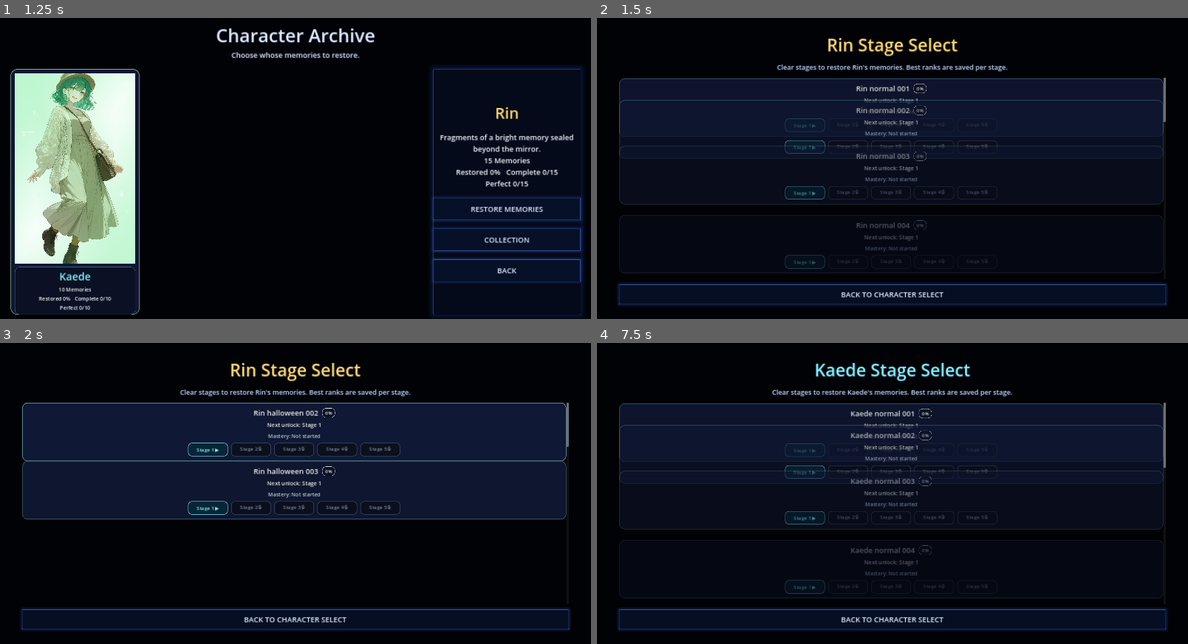
Above: before the commit, frames 1-4 (two rows, left to right).
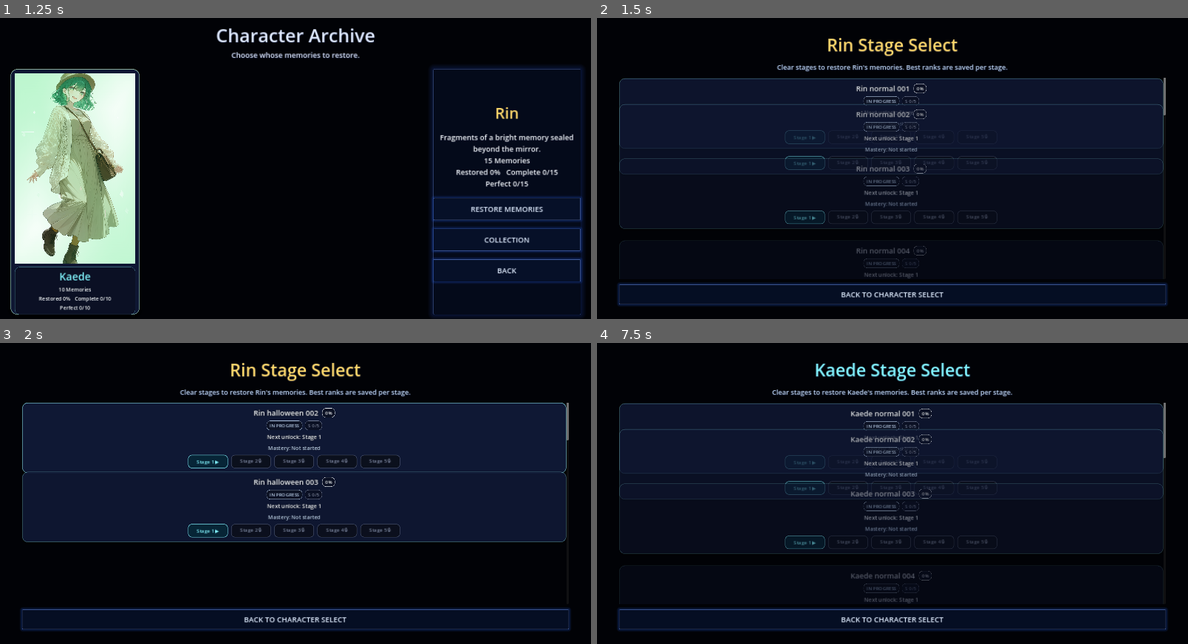
Above: after the commit, the same moments.

Repository: uzupiyo/Lost-Memoria
Game: Godot game, scene res://scenes/title/title.tscn
Same seed, same stepped clock (60 frames per second), same inputs: the game is played once before the commit and once after it.
Inputs (mouse positions are in pixels of both pictures, inside the frame that each line leads up to):
- Up to frame 1 (1.25 s): click (189, 177) at 0.5 s
- Up to frame 2 (1.5 s): click "RESTORE MEMORIES" at 1.25 s
- Up to frame 3 (2 s): no input
- Up to frame 4 (7.5 s): click "BACK TO CHARACTER SELECT" at 2 s; click "BACK" at 2.75 s; click (786, 502) at 3.5 s; click (673, 517) at 4.25 s; click (673, 517) at 5 s; click (673, 520) at 5.75 s; click "COLLECTION" at 6.5 s; click "STAGE SELECT" at 7.25 s

Frame 1 is identical in both runs. In frame 2, 4.1% of the frame differs, in the area x 3-97%, y 25-87%; in frame 3, 8.8%, in the area x 3-97%, y 25-67%; in frame 4, 4.2%.

Commit message:
Add mastery badges to stage select

Diff:
--- a/scripts/stage_select.gd
+++ b/scripts/stage_select.gd
@@ -43,11 +43,12 @@
 		var percent: int = GameState.get_unlock_percent(still_id)
 		var total_stages: int = int(data.get("total_stages", GameState.STILL_STAGE_COUNT))
 		var unlocked_stages: int = int(data.get("unlocked_stages", 0))
+		var s_count: int = _rank_count(still_id, total_stages, "S")
 		var is_perfect: bool = _is_perfect_memory(still_id, total_stages)
 		var is_complete: bool = unlocked_stages >= total_stages
 
 		var panel: PanelContainer = PanelContainer.new()
-		panel.custom_minimum_size = Vector2(0, 174)
+		panel.custom_minimum_size = Vector2(0, 190)
 		panel.add_theme_stylebox_override("panel", _make_still_card_style(is_complete, is_perfect))
 		panel.modulate = Color(1, 1, 1, 0)
 		still_list.add_child(panel)
@@ -79,6 +80,12 @@
 
 		var percent_badge: Label = _make_badge("%d%%" % percent, _status_title_color(is_complete, is_perfect), Color(0.04, 0.06, 0.13, 0.82))
 		header_row.add_child(percent_badge)
+
+		var badge_row: HBoxContainer = HBoxContainer.new()
+		badge_row.alignment = BoxContainer.ALIGNMENT_CENTER
+		badge_row.add_theme_constant_override("separation", 8)
+		row.add_child(badge_row)
+		_add_mastery_badges(badge_row, is_complete, is_perfect, s_count, total_stages)
 
 		var unlock_label: Label = Label.new()
 		unlock_label.horizontal_alignment = HORIZONTAL_ALIGNMENT_CENTER
@@ -121,6 +128,15 @@
 			stage_index += 1
 		still_index += 1
 
+func _add_mastery_badges(parent: HBoxContainer, is_complete: bool, is_perfect: bool, s_count: int, total_stages: int) -> void:
+	if is_perfect:
+		parent.add_child(_make_badge("PERFECT MEMORY", UI_COLOR_RESTORATION_GOLD, Color(0.22, 0.15, 0.04, 0.86)))
+	elif is_complete:
+		parent.add_child(_make_badge("COMPLETE", UI_COLOR_MIRROR_CYAN, Color(0.02, 0.16, 0.22, 0.82)))
+	else:
+		parent.add_child(_make_badge("IN PROGRESS", UI_COLOR_MIST_BLUE, Color(0.05, 0.07, 0.13, 0.78)))
+	parent.add_child(_make_badge("S %d/%d" % [s_count, total_stages], UI_COLOR_RESTORATION_GOLD if s_count > 0 else UI_COLOR_LOCKED, Color(0.04, 0.06, 0.13, 0.82)))
+
 func _make_still_card_style(is_complete: bool, is_perfect: bool) -> StyleBoxFlat:
 	var style: StyleBoxFlat = StyleBoxFlat.new()
 	style.bg_color = UI_COLOR_BACKGROUND_PANEL
@@ -139,7 +155,6 @@
 
 func _make_stage_button_style(still_id: String, stage_index: int, unlocked_stages: int, is_hover: bool) -> StyleBoxFlat:
 	var style: StyleBoxFlat = StyleBoxFlat.new()
-	var rank: String = GameState.get_stage_rank(still_id, stage_index)
 	var edge: Color = _stage_button_text_color(still_id, stage_index, unlocked_stages)
 	if stage_index > unlocked_stages:
 		style.bg_color = Color(0.04, 0.05, 0.08, 0.70)
